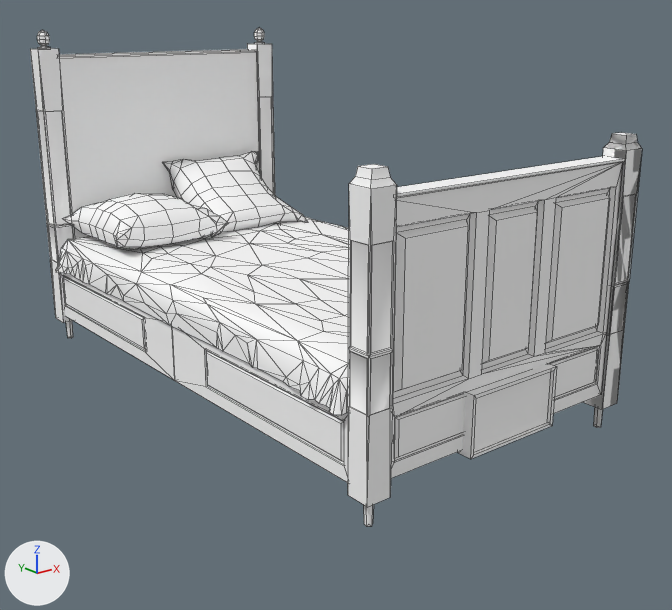
Two versions of the FBX model Gander Horror/Assets/Victorion Stuff/Victorian Interiors/Bed.fbx, one commit apart.
Rendered twice from a 50 mm lens placed at (-3.0, -4.06, 2.01), pointed at (0.08, -0.21, 0.47). The axes (+X, +Y, +Z) are drawn at lower left. The lights are the same throughout. Mesh edges are drawn as thin lines. Where no turn or scale is listed for an object, it has been applied to the vertices. Vertices at the same position are counted once.

The first picture shows 'Bed'.
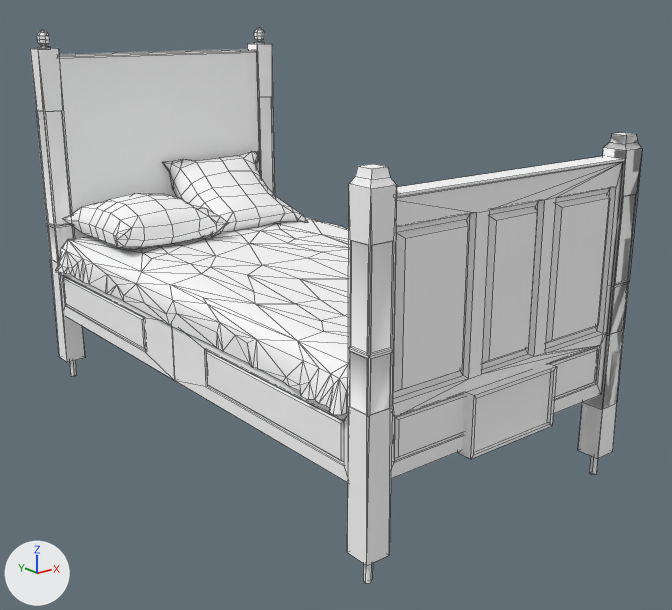
Commit message: I make new bed

Changed parts and their boxes [x1, y1, x2, y2] in the pictures (672 x 610 px; the box of a moved part takes in the faces that stretch with it):
'Bed', reshaped (11% taller): before [30, 28, 642, 526]; after [30, 28, 642, 583]
part 1 of me_cube_006, moved or reshaped: before [348, 407, 392, 526]; after [347, 407, 392, 583]
part 2 of me_cube_006, moved or reshaped: before [50, 259, 73, 338]; after [50, 259, 85, 377]
part 3 of me_cube_006, moved or reshaped: before [584, 330, 624, 427]; after [578, 332, 624, 475]

The change, as a list of edits to the scene's bpy script:
```text
Change me_cube_006:
    where me_cube_006.from_pydata(...)  # 1360 vertices, 1615 faces; spans x -0.88..0.9, y -1.58..1.55, z 0.0..1.92
    used by ob_bed; location = (0.0, 0.0, 0.0)
    verts and faces of me_cube_006; kept vertices keep their numbers, new ones are numbered from 1360
    before: 884 (-0.83, -1.55, 0.13) at pixel (367, 507), 910 (-0.71, -1.43, 0.13), 917 (-0.83, -1.43, 0.13) at pixel (347, 495), 931 (-0.71, -1.55, 0.13) at pixel (390, 497), 959 (-0.78, -1.47, 0.0) at pixel (363, 523)
    before: 960 (-0.79, -1.49, 0.0) at pixel (366, 526), 961 (-0.77, -1.51, 0.0) at pixel (371, 526), 962 (-0.75, -1.49, 0.0) at pixel (372, 523), 963 (-0.76, -1.47, 0.0), 964 (-0.77, -1.49, 0.0)
    before: 965 (-0.77, 1.49, 0.0) at pixel (70, 337), 966 (-0.76, 1.51, 0.0), 967 (-0.75, 1.49, 0.0) at pixel (73, 336), 968 (-0.77, 1.47, 0.0) at pixel (71, 338), 969 (-0.79, 1.49, 0.0) at pixel (67, 338)
    before: 970 (-0.78, 1.51, 0.0) at pixel (67, 337), 998 (-0.71, 1.43, 0.13), 1010 (-0.83, 1.55, 0.13) at pixel (55, 317), 1017 (-0.71, 1.55, 0.13), 1038 (-0.83, 1.43, 0.13) at pixel (63, 322)
    before: 1091 (0.83, -1.55, 0.13) at pixel (617, 403), 1117 (0.71, -1.43, 0.13) at pixel (581, 401), 1124 (0.83, -1.43, 0.13), 1138 (0.71, -1.55, 0.13) at pixel (602, 409), 1166 (0.78, -1.47, 0.0)
    before: 1167 (0.79, -1.49, 0.0) at pixel (600, 425), 1168 (0.77, -1.51, 0.0) at pixel (600, 427), 1169 (0.75, -1.49, 0.0) at pixel (596, 427), 1170 (0.76, -1.47, 0.0) at pixel (593, 425), 1171 (0.77, -1.49, 0.0) at pixel (597, 426)
    me_cube_006 part 1
    add for i in [884, 910, 917, 931, *range(959, 965)]: verts[i] += (0.0, 0.0, -0.27)
    me_cube_006 part 2
    add for i in [*range(965, 971), 998, 1010, 1017, 1038]: verts[i] += (0.0, 0.0, -0.27)
    me_cube_006 part 3
    add for i in [1091, 1117, 1124, 1138, *range(1166, 1172)]: verts[i] += (0.0, 0.0, -0.27)
```
